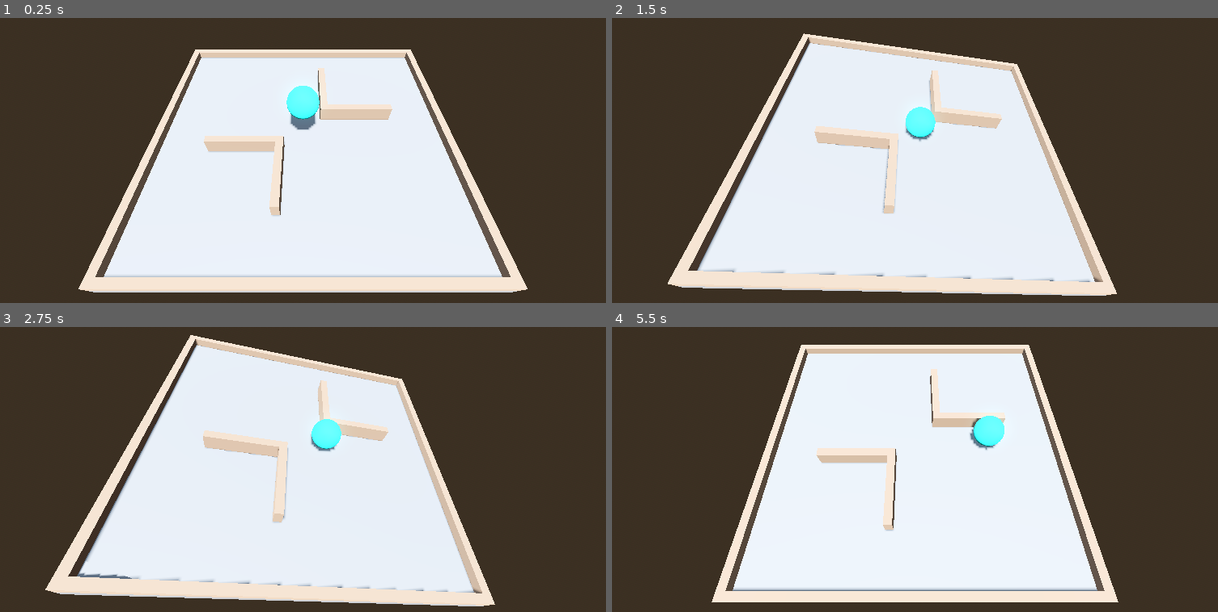
Above: before the commit, frames 1-4 (two rows, left to right).
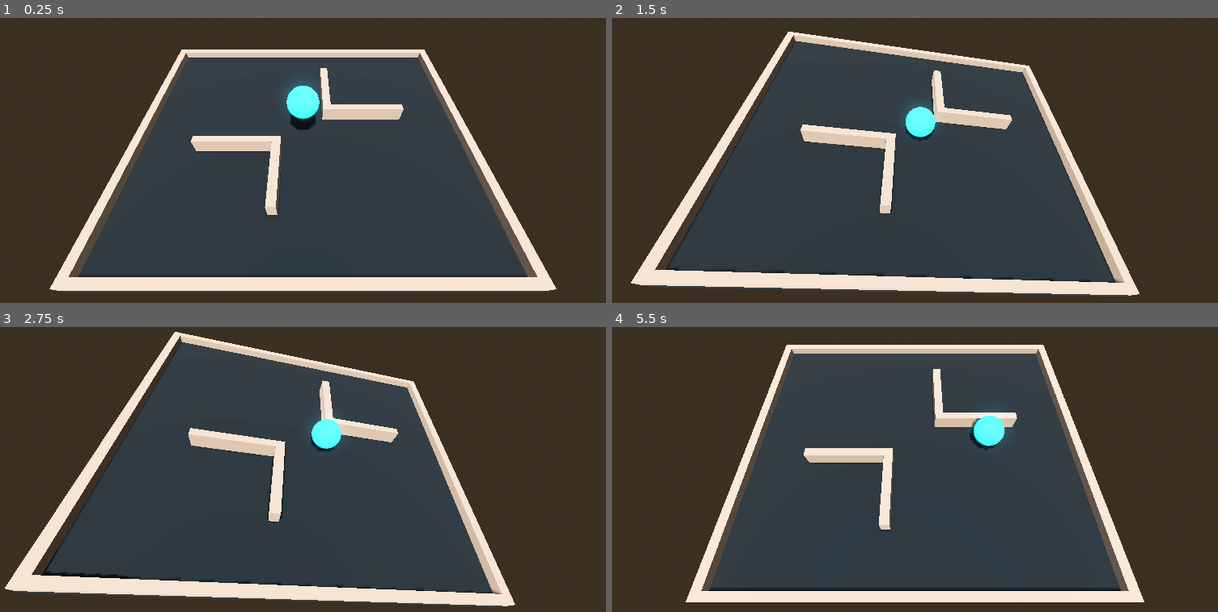
Above: after the commit, the same moments.

Repository: JoaoSant0s/DDJAM_Carnaval_2024
Game: Godot game, scene res://_Project/Scene/main.tscn
The game is run twice, just before and just after one commit, with the same random seed, the same clock (stepped at 60 frames per second) and the same inputs.
Inputs (mouse positions are in pixels of both pictures, inside the frame that each line leads up to):
- Up to frame 1 (0.25 s): no input
- Up to frame 2 (1.5 s): tap Enter at 0.5 s; move the mouse to (1054, 149) at 0.52 s; hold D (right) 0.53-1.25 s; tap P at 0.6 s; click (1054, 149) at 0.67 s; drag from (787, 186) to (884, 240) at 1.27 s
- Up to frame 3 (2.75 s): move the mouse to (369, 395) at 2.02 s; hold D (right) from 2.03 s (still down); tap P at 2.1 s
- Up to frame 4 (5.5 s): release D (right) at 2.75 s; drag from (884, 549) to (721, 421) at 2.77 s; move the mouse to (1108, 529) at 3.52 s; hold A (left) 3.53-4.25 s; tap P at 3.6, 5.1 s; drag from (721, 421) to (818, 384) at 4.27 s; move the mouse to (945, 475) at 5.02 s; hold S (back) from 5.03 s (still down); click (945, 475) at 5.17 s

The runs differ from the first frame. In frame 1, 46% of the frame differs, in the area x 8-92%, y 11-97%; in frame 2, 45%; in frame 3, 46%; in frame 4, 48%, in the area x 12-88%, y 6-97%.

Commit message:
(imp): setup windows build process
- adding darker color to the platform ground

Diff:
--- a/_Project/Scene/main.tscn
+++ b/_Project/Scene/main.tscn
@@ -17,7 +17,11 @@
 tonemap_mode = 2
 glow_enabled = true
 
+[sub_resource type="StandardMaterial3D" id="StandardMaterial3D_8ckkd"]
+albedo_color = Color(0.0470588, 0.0705882, 0.0745098, 1)
+
 [sub_resource type="BoxMesh" id="BoxMesh_x563g"]
+material = SubResource("StandardMaterial3D_8ckkd")
 size = Vector3(40, 1, 40)
 
 [sub_resource type="BoxMesh" id="BoxMesh_2uouw"]
@@ -65,6 +69,7 @@
 script = ExtResource("3_s2451")
 
 [node name="Floor" type="MeshInstance3D" parent="."]
+transform = Transform3D(1.12797, 0, 0, 0, 1, 0, 0, 0, 1, 0, 0, 0)
 mesh = SubResource("BoxMesh_x563g")
 script = ExtResource("1_ivdwr")
 maxAngle = 0.25
--- a/project.godot
+++ b/project.godot
@@ -18,6 +18,9 @@
 
 [display]
 
+window/size/viewport_width=1920
+window/size/viewport_height=1080
+window/size/mode=2
 window/size/always_on_top=true
 
 [editor_plugins]
Not shown: 1 places in _Project/Scene/main.tscn that only renumber resources
